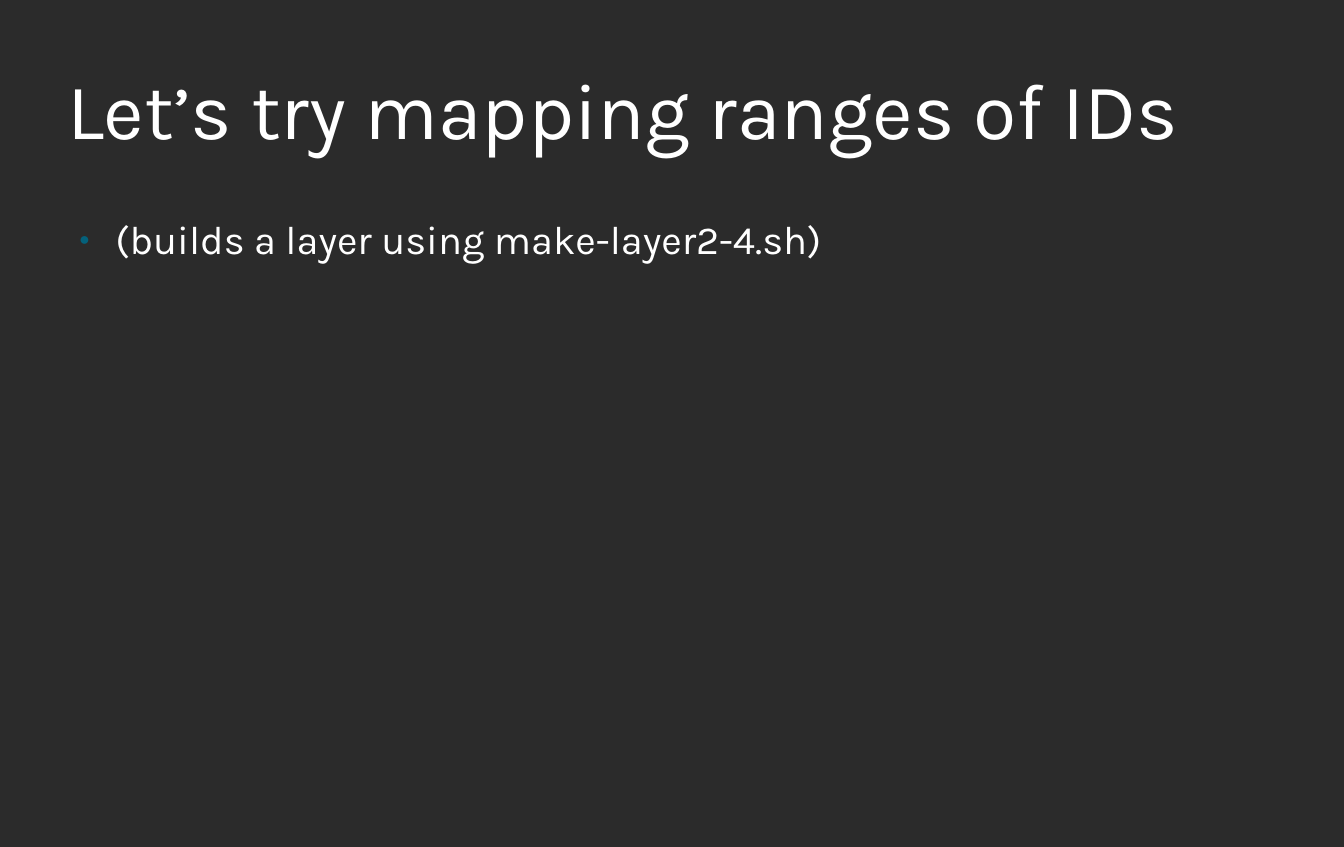
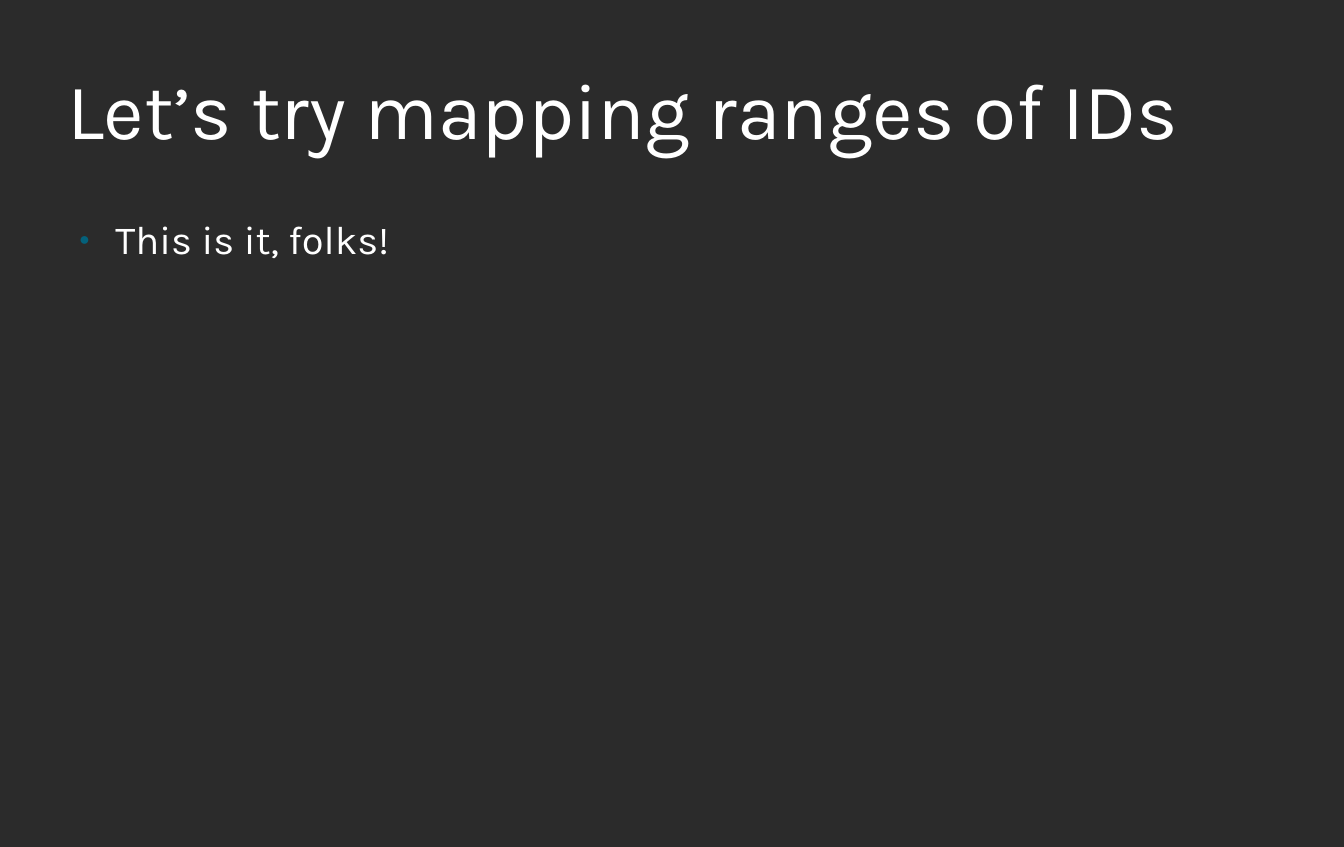
Before and after one commit to nalind/devconf.us-2018, a slide deck: slide 16 of images.odp (slide 10 before the commit). Drawn at 1344x847 pixels with LibreOffice and Linux fonts; fonts in the diff are those of the drawing; background and template pictures are left out; a plain dark background stands for a picture behind light text. Boxes give left, top, right and bottom in pixels: in the first picture for what was removed or moved away, otherwise in the second. Text is boxed around its words. In the diff, an @@ line names an element or a change of style, - is before the commit and + after.

```diff
--- a/images.odp
+++ b/images.odp
@@ text at (x1=115, y1=226, x2=389, y2=258): text changed @@
-● (builds a layer using make-layer2-4.sh)
+● This is it, folks!
```
Also in this commit, not shown: 8 other slides changed, 11 slides added.
